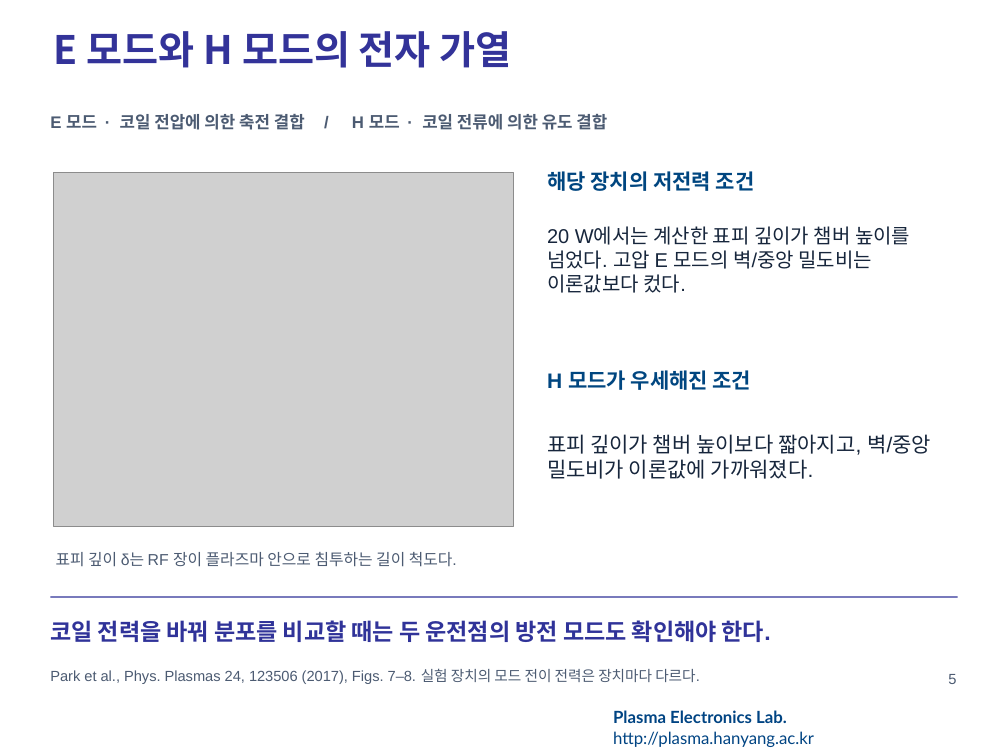
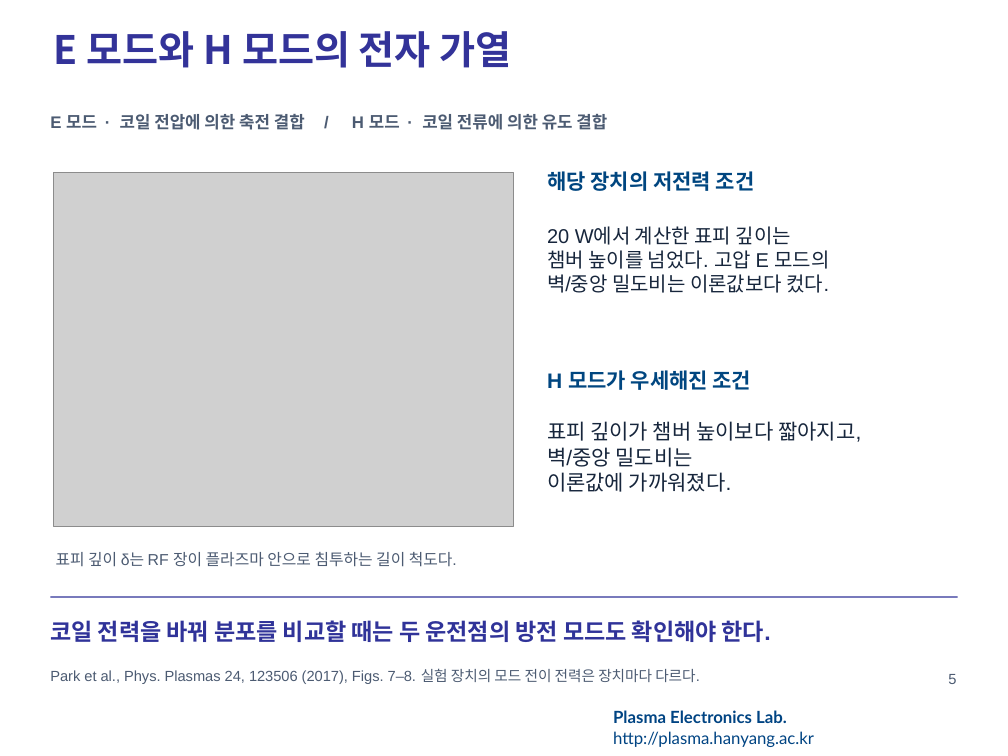
Before and after one commit to garlicjam-pyo/plasma, a slide deck: slide 5 of presentations/1차발표_이론배경판.pptx. Drawn at 1008x756 pixels with LibreOffice and Linux fonts; fonts in the diff are those of the drawing; grey boxes stand for pictures; background and template pictures are left out. Boxes give left, top, right and bottom in pixels: in the first picture for what was removed or moved away, otherwise in the second. Text is boxed around its words. In the diff, an @@ line names an element or a change of style, - is before the commit and + after.

```diff
--- a/presentations/1차발표_이론배경판.pptx
+++ b/presentations/1차발표_이론배경판.pptx
@@ text at [547, 226, 830, 293]: text changed @@
-20 W에서는 계산한 표피 깊이가 챔버 높이를 넘었다. 고압 E 모드의 벽/중앙 밀도비는 이론값보다 컸다.
+20 W에서 계산한 표피 깊이는
+챔버 높이를 넘었다. 고압 E 모드의
+벽/중앙 밀도비는 이론값보다 컸다.
@@ text at [547, 421, 861, 492]: text changed @@
-표피 깊이가 챔버 높이보다 짧아지고, 벽/중앙 밀도비가 이론값에 가까워졌다.
+표피 깊이가 챔버 높이보다 짧아지고,
+벽/중앙 밀도비는
+이론값에 가까워졌다.
```
Also in this commit, not shown: 11 other slides changed, 1 other file.
